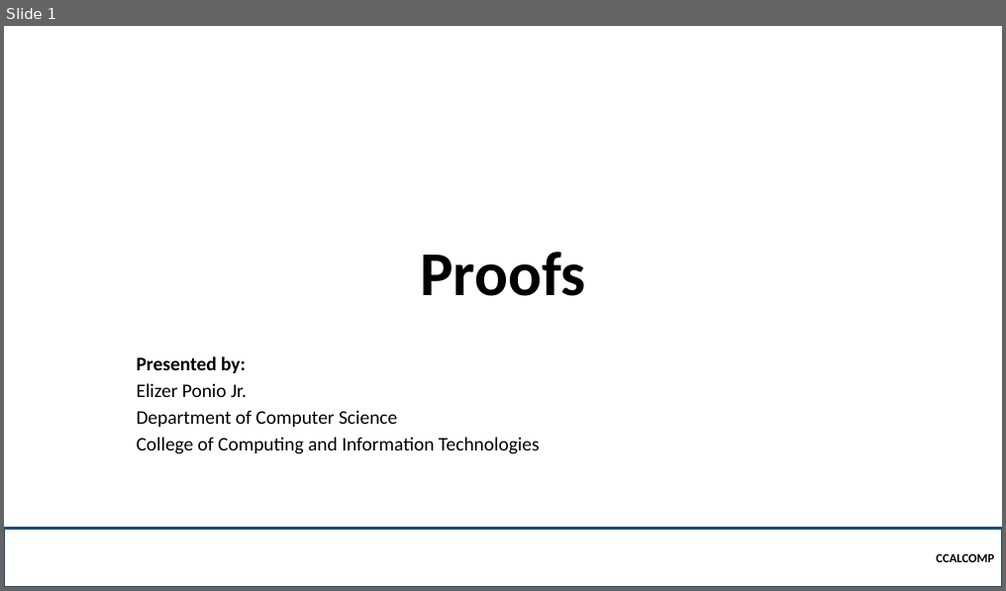
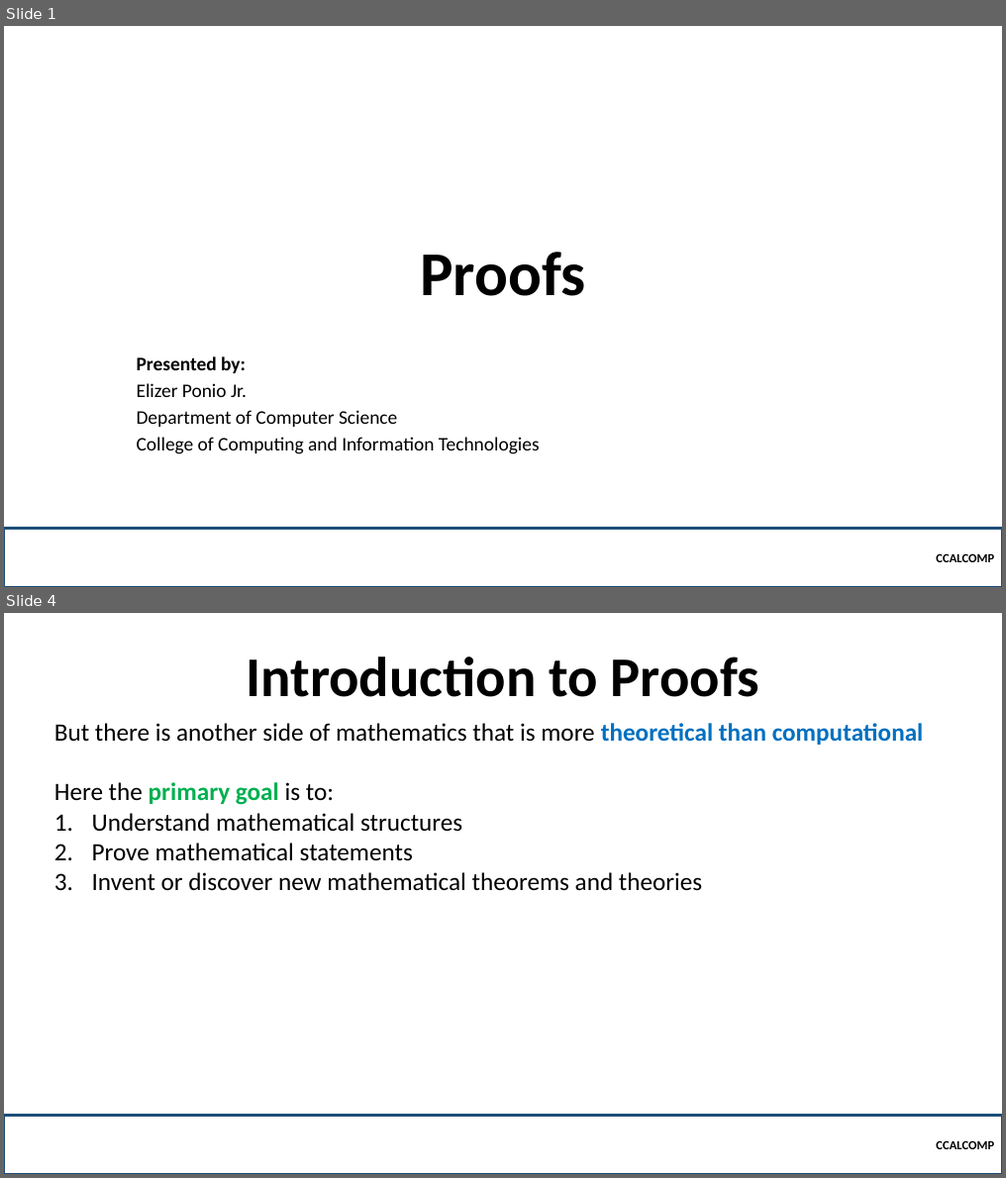
Before and after one commit to robitussin/CCALCOMP, a slide deck: Week 3 - Proofs/Proofs.pptx. Shown one above the other, each under a label of ours: slide 1 before the commit, slides 1 and 4 after it; the slides between them are not shown. The pictures are 1006x591 and 1006x1178 pixels, drawn with LibreOffice and Linux fonts; fonts in the diff are those of the drawing; background and template pictures are left out. Boxes give left, top, right and bottom in pixels: in the first picture for what was removed or moved away, otherwise in the second. Text is boxed around its words. In the diff, an @@ line names an element or a change of style, - is before the commit and + after.

```diff
--- a/Week 3 - Proofs/Proofs.pptx
+++ b/Week 3 - Proofs/Proofs.pptx
@@ slide 4 added at bbox=[4, 613, 1002, 1174], background picture (left out) @@
@@ title added at bbox=[246, 657, 759, 697], 54 pt, text #000000, bold @@
+Introduction to Proofs
@@ text added at bbox=[54, 723, 924, 891], 24 pt, text #000000 @@
+But there is another side of mathematics that is more theoretical than computational
+Here the primary goal is to:
+1. Understand mathematical structures
+2. Prove mathematical statements
+3. Invent or discover new mathematical theorems and theories
@@ rectangle added at bbox=[4, 1115, 1002, 1174], outline #1F4E79 2.25 pt, 12 pt, text #000000, bold @@
+CCALCOMP
```
Also in this commit, not shown: 3 other slides added, 2 slides removed, 2 other files.
